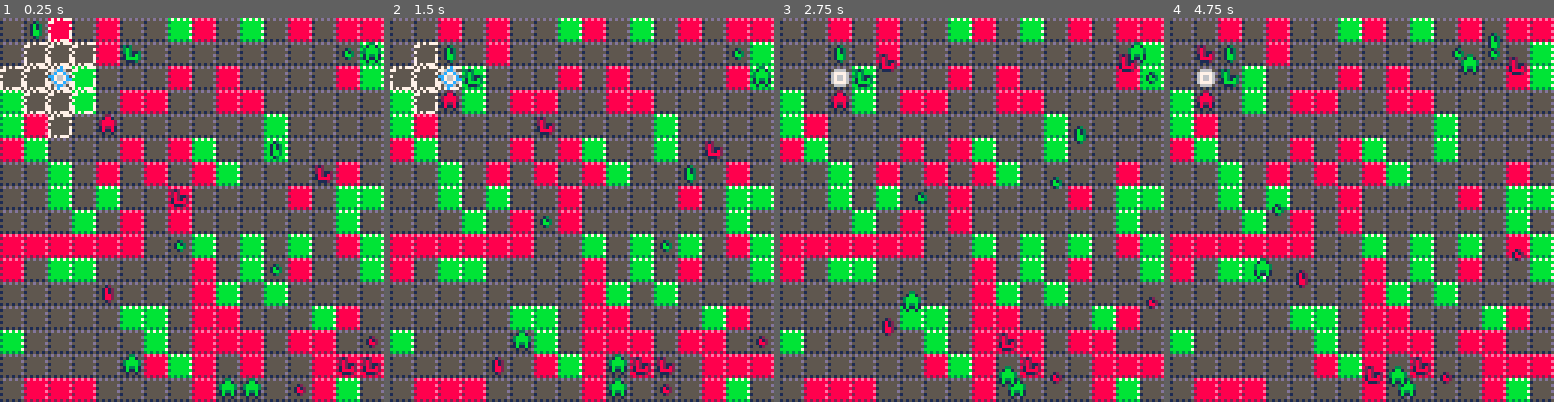
Above: before the commit, frames 1-4 (left to right).
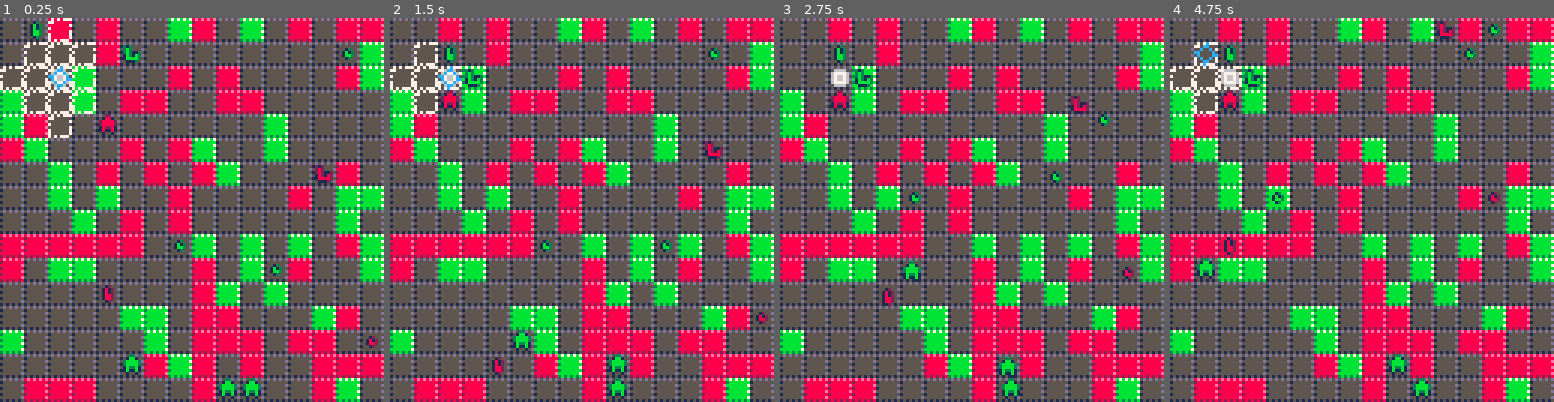
Above: after the commit, the same moments.

Repository: jcwilk/dv_prototype
Game: PICO-8 cartridge divproto.p8
Same seed, same stepped clock (60 frames per second), same inputs: the game is played once before the commit and once after it.
Inputs (mouse positions are in pixels of both pictures, inside the frame that each line leads up to):
- Up to frame 1 (0.25 s): no input
- Up to frame 2 (1.5 s): tap X (X key) at 0.33, 1.07 s; click (670, 121) at 0.67 s; tap O (Z key) at 0.7 s; click (436, 267) at 1.22 s
- Up to frame 3 (2.75 s): hold Right 1.6-2.1 s; tap O (Z key) at 1.7, 2.1, 2.5 s; click (887, 114) at 1.77 s; tap X (X key) at 1.85 s; hold Up 2.15-2.42 s; click (952, 259) at 2.32 s; hold Right from 2.47 s (still down)
- Up to frame 4 (4.75 s): click (1404, 106) at 2.87 s; tap O (Z key) every 0.4 s from 2.9 to 4.5 s; tap X (X key) at 2.97, 4.08 s; release Right at 3.03 s; hold Left 3.08-3.58 s; click (1465, 256) at 3.42 s; hold Down 3.63-3.97 s; click (1231, 102) at 3.97 s; hold Right 4.02-4.68 s; click (1292, 248) at 4.52 s; hold Up from 4.73 s (still down)

The runs differ from the first frame. In frame 1, 0.6% of the frame differs, in the area x 44-100%, y 6-99%; in frame 2, 1.2%; in frame 3, 2.6%; in frame 4, 4.2%, in the area x 0-93%, y 0-100%.

Commit message:
Select direction to shoot
Also, can't move somewhere that won't let you shoot

Diff:
--- a/divproto.p8
+++ b/divproto.p8
@@ -108,48 +108,10 @@
  }
 end
 
-function update_mouse()
- local oldx=mouse.x
- local oldy=mouse.y
- mouse.x=stat(32)
- mouse.y=stat(33)
- local click=stat(34)%2==1
- local moved=(oldx != mouse.x or oldy != mouse.y)
-
- if (not click) and (not mouse.click) and moved then
-  mouse.on=true
- end
-
- local tilex=flr(mouse.x/8)
- local tiley=flr((mouse.y+cam.y)/8)
- local move
-
- for i=1,#highlighted_moves do
-  move=highlighted_moves[i]
-  if move[1] == tilex and move[2] == tiley then
-   if moved and move != selected_move then
-    select_move(move)
-    if mouse.on then
-     sfx(2)
-    end
-   end
-
-   if click and not mouse.click then
-    mouse.click=true
-    choose_move()
-    //mouse.on=false
-   end
-  end
- end
-
- mouse.click=click
-end
-
 function _update60()
  tiles.update()
  player.update()
  particles.update()
- update_mouse()
 
  if player.y*8 < 60 then
   cam.y=0
@@ -173,6 +135,8 @@
 
  if(btnp(4)) then
   choose_move()
+ elseif(btnp(5)) then
+  rotate_attack()
  end
  if(btnp(0)) then
   press_with(find_left_move)
@@ -252,6 +216,25 @@
 
   pal()
   spr(5, selected_move[1]*8, selected_move[2]*8)
+
+  local atkflp,attack
+
+  //for i=1,#attacks do
+  if attack_index then
+   attack=attacks[attack_index]
+   if attack then
+    atkflp=attack_flip[attack_index]
+    pal()
+    if attack[3] == cola1 then
+     pal(11,cola1)
+     pal(3,cola2)
+    else
+     pal(11,colb1)
+     pal(3,colb2)
+    end
+    spr(atkflp[1], attack[1]*8, attack[2]*8, 1, 1, atkflp[2], atkflp[2])
+   end
+  end
  end
 
  pal()
@@ -291,8 +274,22 @@
 end
 
 selected_move=nil
+attacks={}
 function select_move(move)
  selected_move = move
+ sorted_attacks = sorted_attacks_for_tile(move[1],move[2])
+ attacks={false,false,false,false}
+ foreach(sorted_attacks,function(atk)
+  attacks[atk[4]] = atk
+ end)
+ attack_index = false
+ if #sorted_attacks > 0 then
+  if selected_attack_index and attacks[selected_attack_index] then
+   attack_index = selected_attack_index
+  else
+   attack_index = sorted_attacks[1][4]
+  end
+ end
 end
 
 highlighted_moves={}
@@ -313,8 +310,10 @@
  highlighted_moves={}
 
  foreach(unfiltered,function(move)
-  if not mobs.by_coord[move[1]][move[2]] then
-   add(highlighted_moves,move)
+  if player.col == 0 or any_attacks_at(move[1],move[2]) then
+   if not mobs.by_coord[move[1]][move[2]] then
+    add(highlighted_moves,move)
+   end
   end
  end)
 
@@ -323,8 +322,8 @@
  end
 end
 
-function is_valid_move(x,y,entity)
- return (is_on_map(x,y) and is_color_compat(x,y,entity))
+function is_valid_move(x,y,col)
+ return (is_on_map(x,y) and is_color_compat(x,y,col))
 end
 
 function is_on_map(x,y)
@@ -332,16 +331,16 @@
  return (x >= 0 and x <= 15 and y >= 0 and y <= 150)
 end
 
-function is_color_compat(x,y,entity)
+function is_color_compat(x,y,col)
  local tile = tiles.by_coord[x][y]
- return(tile.col == 0 or entity.col == 0 or tile.col == entity.col)
+ return(tile.col == 0 or col == 0 or tile.col == col)
 end
 
 function get_moves()
  local moves = {}
  for y=player.y-3,player.y+3 do
   for x=player.x-3,player.x+3 do
-   if is_valid_move(x,y,player) then
+   if is_valid_move(x,y,player.col) then
     add(moves,{x,y})
    end
   end
@@ -476,8 +474,114 @@
  end
 
  selected_move=nil
+ selected_attack_index=nil
+end
+
+function rotate_attack()
+ if not attack_index then
+  return
+ end
+
+ attack_index+=1
+ if attack_index > 4 then
+  attack_index = 1
+ end
+
+ while not attacks[attack_index] do
+  attack_index+=1
+  if attack_index > 4 then
+   attack_index = 1
+  end
+ end
+ selected_attack_index = attack_index
 end
 -->8
+local attack_dirs = {
+ {0,-1}, //north
+ {1,0}, //east
+ {0,1}, //south
+ {-1,0} //west
+}
+
+attack_flip = {
+ {11,false},
+ {10,false},
+ {11,true},
+ {10,true}
+}
+
+function attacks_for_tile(tile_x,tile_y)
+ local source_tile=tiles.by_coord[tile_x][tile_y]
+ local ret={false,false,false,false}
+ local shoot_col
+
+ if player.col == 0 then
+  if source_tile.col != 0 then
+   // shooting opposite color
+   shoot_col=opposite_color(source_tile.col)
+  else
+   // shooting nothing
+  end
+ elseif player.col == source_tile.col then
+  // shooting opposite color
+  shoot_col=opposite_color(player.col)
+ elseif source_tile.col == 0 then
+  // shooting player.col
+  shoot_col=player.col
+ else
+  // opposite colors, can't move here
+ end
+
+ if not shoot_col then
+  return ret
+ end
+
+ local x,y,mob
+ for i=1,4 do
+  x=tile_x+attack_dirs[i][1]
+  y=tile_y+attack_dirs[i][2]
+  if is_valid_move(x,y,shoot_col) then
+   mob = mobs.by_coord[x][y]
+   if (not mob) or mob.col != shoot_col then
+	   ret[i]={x,y,shoot_col,i}
+	  end
+  end
+ end
+
+ return ret
+end
+
+function sorted_attacks_for_tile(tile_x,tile_y)
+ local raw = attacks_for_tile(tile_x,tile_y)
+
+	local sorted={}
+ for i=1,4 do
+  if raw[i] then
+   add(sorted,raw[i])
+  end
+ end
+
+ local moba,mobb
+ sort(sorted,function(a,b)
+  moba=mobs.by_coord[a[1]][a[2]]
+  mobb=mobs.by_coord[b[1]][b[2]]
+
+  if (not moba) and (not mobb) then
+   return false
+  end
+  if moba and mobb then
+   return moba.count > mobb.count
+  end
+  return not moba
+ end)
+
+ return sorted
+end
+
+function any_attacks_at(x,y)
+ return (#sorted_attacks_for_tile(x,y) > 0)
+end
+
 function exchange_color()
  local tile = tiles.by_coord[player.x][player.y]
 
@@ -524,65 +628,13 @@
 end
 
 function spawn_around(x,y,col,amount)
- local spots = {
-  {x-1,y},
-  {x+1,y},
-  {x,y-1},
-  {x,y+1}
- }
- local shuffled = {}
- local spot
- while #spots > 0 do
-  spot = rnd(spots)
-  del(spots,spot)
-  add(shuffled,spot)
- end
- //local spawn_left=min(amount,4)
- //if player.col == 0 then
-  spawn_left=1 //player.count
- //end
-
-
-
- local ops_nearby={}
- local non_mobs={}
- local mob
- for i=1,#shuffled do
-  spot=shuffled[i]
-  mob=false
-  if is_on_map(spot[1],spot[2]) then
-   mob=mobs.by_coord[spot[1]][spot[2]]
-  end
-  if mob and mob.col != col then
-   add(ops_nearby,{mob,spot})
-  else
-   add(non_mobs,spot)
-  end
- end
- gmobs=mobs_nearby
- sort(ops_nearby,function(a,b)
-  return a[1].count > b[1].count
- end)
-
- for i=1,#ops_nearby do
-  mob=ops_nearby[i][1]
-  spot=ops_nearby[i][2]
-  if spawn_mob(spot[1],spot[2],col,amount) then
-   spawn_left-=1
-   if spawn_left<1 then
-    return
-   end
-  end
- end
-
- for i=1,#non_mobs do
-  if spawn_mob(non_mobs[i][1],non_mobs[i][2],col,amount) then
-   spawn_left-=1
-   if spawn_left<1 then
-    return
-   end
-  end
- end
+ if not attack_index then
+  return
+ end
+
+ local attack = attacks[attack_index]
+
+	spawn_mob(attack[1],attack[2],col,amount)
 end
 -->8
 function get_path_moves(entity,obstacles,max_path)
@@ -619,7 +671,7 @@
   end
   seen[x][y] = step
 
-  if is_valid_move(x,y,entity) then
+  if is_valid_move(x,y,entity.col) then
    for i=1,#obstacles do
     if x==obstacles[i][1] and y==obstacles[i][2] then
      return
@@ -1174,12 +1226,12 @@
 __gfx__
 000000005d5d5d5d0000000000000000070707770000c00060000000000000000000000000033000000000000000000000000000000000000000000000000000
 0000000015555555006666000000000077000000000cc000760000000001300003130000001bb100000000000000000000000000000000000000000000000000
-007007005555555d06777760000130000000000700c00c0077600000001b130003b3000003bbbb30000000000000000000000000000000000000000000000000
-0007700015555555067ff760001b130070000000cc0000c077000000001b130003b3113003bbbb30000000000000000000000000000000000000000000000000
-000770005555555d067ff760001bb300000000070c0000cc60700000001bb30001b31b3001b33b10000000000000000000000000000000000000000000000000
-007007001555555506777760000130007000000700c00c0000000000001bb30001bbbb3001b11b10000000000000000000000000000000000000000000000000
-000000005555555d006666000000000070000007000cc00000000000000130000011130000100100000000000000000000000000000000000000000000000000
-0000000015151515000000000000000070707770000c000000000000000000000000000000000000000000000000000000000000000000000000000000000000
+007007005555555d06777760000130000000000700c00c0077600000001b130003b3000003bbbb30003000000000000000000000000000000000000000000000
+0007700015555555067ff760001b130070000000cc0000c077000000001b130003b3113003bbbb3000b300000000100000000000000000000000000000000000
+000770005555555d067ff760001bb300000000070c0000cc60700000001bb30001b31b3001b33b1033bb10000003b10000000000000000000000000000000000
+007007001555555506777760000130007000000700c00c0000000000001bb30001bbbb3001b11b1000b10000003bbb1000000000000000000000000000000000
+000000005555555d006666000000000070000007000cc00000000000000130000011130000100100001000000000300000000000000000000000000000000000
+0000000015151515000000000000000070707770000c000000000000000000000000000000000000000000000000300000000000000000000000000000000000
 
 
 
Not shown, changed: index.js
